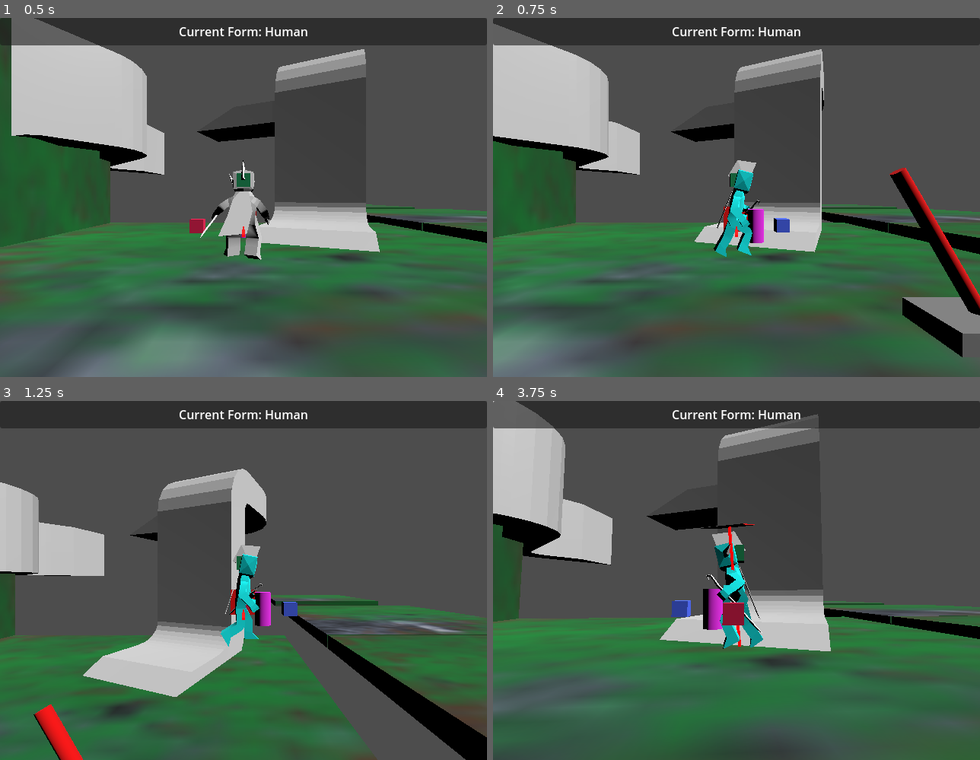
Above: before the commit, frames 1-4 (two rows, left to right).
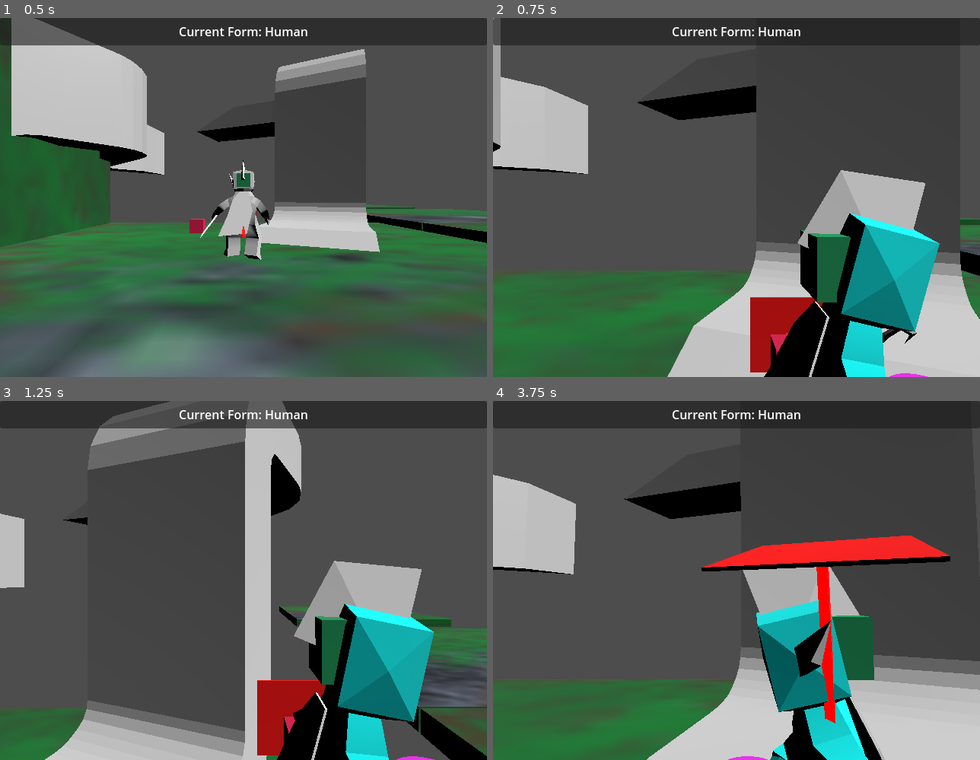
Above: after the commit, the same moments.

Repository: LettucePie/druid
Game: Godot game, scene res://playscenes/play_0.tscn
Same seed, same stepped clock (60 frames per second), same inputs: the game is played once before the commit and once after it.
Inputs (mouse positions are in pixels of both pictures, inside the frame that each line leads up to):
- Up to frame 1 (0.5 s): no input
- Up to frame 2 (0.75 s): tap Enter (ui_accept) at 0.5 s; move the mouse to (843, 179) at 0.52 s; hold D (move_right) from 0.53 s (still down); hold Right mouse button (aim, bound only after the commit) from 0.53 s (still down)
- Up to frame 3 (1.25 s): keep holding D (move_right); keep holding Right mouse button (aim, bound only after the commit); tap Space (jump) at 0.77 s
- Up to frame 4 (3.75 s): move the mouse to (639, 598) at 1.27 s; release D (move_right) at 1.28 s; release Right mouse button (aim, bound only after the commit) at 1.28 s; hold S (move_down) 1.28-2.03 s; right-click (639, 598) at 1.35 s; tap Space (jump) at 1.52, 3.02 s; move the mouse to (785, 501) at 2.02 s; hold D (move_right) 2.03-2.78 s; hold Right mouse button (aim, bound only after the commit) 2.03-2.78 s; tap N (attack) at 2.1 s; move the mouse to (712, 652) at 2.77 s; hold W (move_up) 2.78-3.53 s; tap K (cam_down) at 2.85 s; right-click (712, 652) at 3.05 s; move the mouse to (882, 634) at 3.52 s; hold A (move_left) from 3.53 s (still down); hold Right mouse button (aim, bound only after the commit) from 3.53 s (still down); tap J (cam_left) at 3.6 s

Frame 1 is identical in both runs. In frame 2, 54% of the frame differs, in the area x 0-100%, y 0-100%; in frame 3, 49%; in frame 4, 51%.
Error before the commit: Invalid call. Nonexistent function 'start' in base 'Nil'. (res://core/player.gd:430)
Error after the commit: Invalid call. Nonexistent function 'start' in base 'Nil'. (res://core/player.gd:441)

Commit message:
basic aim camera... unfinished

Diff:
--- a/core/player.gd
+++ b/core/player.gd
@@ -69,6 +69,7 @@
 const DODGE_SPEED = 14.0
 @export var attack_chain : int = 0
 @export var attack_interrupt : bool = false
+var aiming : bool = false
 
 #var action_frame_vars : Array = [magnet_cooldown, dodge_cooldown, dodge_active]
 ## This didn't work. It just made an array of 0, 0, 0.
@@ -149,7 +150,7 @@
 
 	var parent_dial = current_cam.get_parent()
 	if parent_dial.name == "cam_dial":
-		if !cam_locked:
+		if !cam_locked and !aiming:
 			parent_dial.rotate_y(input.x * delta)
 			parent_dial.rotate(
 				parent_dial.transform.basis * Vector3.RIGHT,
@@ -161,6 +162,8 @@
 			current_cam.position.z = \
 				cam_distance_max * cam_distance_curve.sample(x_percent)
 			current_cam.position.y = current_cam.position.z * 0.12
+		elif aiming:
+			pass
 
 		parent_dial.rotation.y = clamp(
 			parent_dial.rotation.y,
@@ -406,6 +409,14 @@
 		elif current_form == Form.WOLF:
 			set_form_to(Form.HUMAN)
 
+	if Input.get_action_strength("aim") >= 0.3:
+		print("Aim Pressed")
+		aiming = true
+		$cam_dial/Aim_Cam.make_current()
+	elif !$cam_dial/Player_Cam.is_current():
+		aiming = false
+		$cam_dial/Player_Cam.make_current()
+
 	if Input.get_action_strength("fire") >= 0.3:
 		print("Fire Pressed")
 		## Future Self.
--- a/core/player.tscn
+++ b/core/player.tscn
@@ -133,38 +133,41 @@
 transform = Transform3D(-0.312618, 0, -2.73299e-08, 0, 0.312618, 0, 2.73299e-08, 0, -0.312618, 0, 0.143265, 0)
 
 [node name="Skeleton3D" parent="player_mesh/human_armature" index="0"]
-bones/0/position = Vector3(0, -0.152651, -0.10598)
+bones/0/position = Vector3(0, -0.153454, -0.10598)
 bones/0/rotation = Quaternion(0.0914123, -0.00244562, -0.0016501, 0.995809)
-bones/1/rotation = Quaternion(-0.0143557, 0.00171255, 0.797738, 0.602831)
-bones/2/rotation = Quaternion(0.0834039, -0.0313383, 0.324214, 0.941779)
-bones/3/rotation = Quaternion(0.317049, 0.0415371, 0.0138462, 0.947398)
+bones/1/position = Vector3(-0.338555, 0.910906, -0.239691)
+bones/1/rotation = Quaternion(-0.162454, -0.103574, 0.801896, 0.565546)
+bones/2/rotation = Quaternion(0.229779, 0.00222431, 0.304532, 0.924369)
+bones/3/rotation = Quaternion(0.547462, -0.0032201, 0.00104221, 0.836824)
 bones/4/rotation = Quaternion(6.69602e-08, 5.0504e-07, 0.15801, 0.987437)
-bones/5/rotation = Quaternion(0.0111234, -0.0138928, 0.00329278, 0.999836)
-bones/6/rotation = Quaternion(-0.0150778, -3.56578e-05, -0.000320333, 0.999886)
-bones/10/position = Vector3(-0.34512, -0.192523, -0.00858107)
-bones/10/rotation = Quaternion(-0.21525, 0.251791, 0.941093, 0.0679183)
-bones/11/rotation = Quaternion(-0.414201, 0.00113571, -0.00279395, 0.910181)
-bones/12/rotation = Quaternion(-0.0599468, -0.00843683, -0.742144, 0.667501)
-bones/13/rotation = Quaternion(-0.0830002, -0.0202902, -0.269078, 0.959321)
-bones/14/rotation = Quaternion(0.395912, -0.0344117, -0.113618, 0.910582)
+bones/5/rotation = Quaternion(-0.0180607, -0.0138719, 0.00384872, 0.999733)
+bones/6/rotation = Quaternion(-0.0108252, -4.9922e-05, -0.000460902, 0.999941)
+bones/10/position = Vector3(-0.34512, -0.192523, -0.00858108)
+bones/10/rotation = Quaternion(-0.215987, 0.253095, 0.940738, 0.0655902)
+bones/11/rotation = Quaternion(-0.406868, 0.000769094, -0.00494327, 0.913473)
+bones/12/position = Vector3(0.351412, 0.96411, 0.0489026)
+bones/12/rotation = Quaternion(0.353078, -0.431403, -0.490699, 0.669658)
+bones/13/rotation = Quaternion(-0.0165263, -0.147487, -0.035172, 0.9883)
+bones/14/rotation = Quaternion(0.0481208, -0.362296, 0.0821141, 0.927191)
+bones/15/rotation = Quaternion(-0.402022, -0.148735, -0.130919, 0.893933)
 bones/17/position = Vector3(0.358753, -0.19082, -0.0116346)
-bones/17/rotation = Quaternion(0.0977478, 0.351922, 0.926905, -0.0862769)
-bones/18/rotation = Quaternion(-0.27611, -0.0950123, -0.0144766, 0.956309)
+bones/17/rotation = Quaternion(0.0988355, 0.347334, 0.928634, -0.0850234)
+bones/18/rotation = Quaternion(-0.266813, -0.0945698, -0.0122093, 0.959019)
 
 [node name="ear_a" parent="player_mesh/human_armature/Skeleton3D" index="0"]
-transform = Transform3D(0.999448, -0.00253311, -0.0331121, -0.00327493, 0.984708, -0.174181, 0.033047, 0.174193, 0.984157, 0.000675783, 1.68269, 0.23343)
+transform = Transform3D(0.999448, -0.00253311, -0.0331121, -0.00162346, 0.992167, -0.124904, 0.0331692, 0.124889, 0.991616, 0.000675783, 1.68844, 0.19212)
 bone_idx = 7
 
 [node name="hair_a" parent="player_mesh/human_armature/Skeleton3D" index="1"]
-transform = Transform3D(0.999448, -0.00253311, -0.0331121, -0.00327493, 0.984708, -0.174181, 0.033047, 0.174193, 0.984157, 0.00858762, 2.1146, 0.0369533)
+transform = Transform3D(0.999448, -0.00253311, -0.0331121, -0.00162346, 0.992167, -0.124904, 0.0331692, 0.124889, 0.991616, 0.00858762, 2.11002, -0.0256439)
 bone_idx = 8
 
 [node name="cape" parent="player_mesh/human_armature/Skeleton3D" index="2"]
-transform = Transform3D(0.999449, -0.0329398, 0.00416954, 0.0332021, 0.990803, -0.131175, 0.000189684, 0.131241, 0.991351, -0.0395435, 1.21742, -0.286757)
+transform = Transform3D(0.999449, -0.0329398, 0.00416953, 0.0331566, 0.996773, -0.073108, -0.00174792, 0.0732059, 0.997315, -0.0395435, 1.19411, -0.304326)
 bone_idx = 9
 
 [node name="staff_a" parent="player_mesh/human_armature/Skeleton3D" index="3"]
-transform = Transform3D(0.404601, -0.293983, 0.865952, 0.852694, 0.463466, -0.241065, -0.33047, 0.835927, 0.438196, 1.3846, 0.0191623, 0.208606)
+transform = Transform3D(0.329831, 0.00251869, 0.944037, 0.620268, 0.753278, -0.218721, -0.711673, 0.657697, 0.246892, 0.835875, 0.941041, 1.49561)
 bone_idx = 16
 
 [node name="standin_floor" parent="player_mesh" index="1"]
@@ -194,6 +197,10 @@
 
 [node name="Player_Cam" type="Camera3D" parent="cam_dial" groups=["player_camera"]]
 current = true
+
+[node name="Aim_Cam" type="Camera3D" parent="cam_dial"]
+transform = Transform3D(1, 0, 0, 0, 1, 0, 0, 0, 1, -0.343258, 0.920355, 1.06036)
+fov = 60.0
 
 [node name="magnet_ray" type="RayCast3D" parent="."]
 debug_shape_custom_color = Color(0.501961, 0, 0.847059, 1)
--- a/project.godot
+++ b/project.godot
@@ -84,11 +84,13 @@
 aim={
 "deadzone": 0.5,
 "events": [Object(InputEventJoypadMotion,"resource_local_to_scene":false,"resource_name":"","device":-1,"axis":4,"axis_value":1.0,"script":null)
+, Object(InputEventMouseButton,"resource_local_to_scene":false,"resource_name":"","device":-1,"window_id":0,"alt_pressed":false,"shift_pressed":false,"ctrl_pressed":false,"meta_pressed":false,"button_mask":0,"position":Vector2(0, 0),"global_position":Vector2(0, 0),"factor":1.0,"button_index":2,"canceled":false,"pressed":false,"double_click":false,"script":null)
 ]
 }
 fire={
 "deadzone": 0.5,
 "events": [Object(InputEventJoypadMotion,"resource_local_to_scene":false,"resource_name":"","device":-1,"axis":5,"axis_value":1.0,"script":null)
+, Object(InputEventMouseButton,"resource_local_to_scene":false,"resource_name":"","device":-1,"window_id":0,"alt_pressed":false,"shift_pressed":false,"ctrl_pressed":false,"meta_pressed":false,"button_mask":0,"position":Vector2(0, 0),"global_position":Vector2(0, 0),"factor":1.0,"button_index":1,"canceled":false,"pressed":false,"double_click":false,"script":null)
 ]
 }
 jump={
